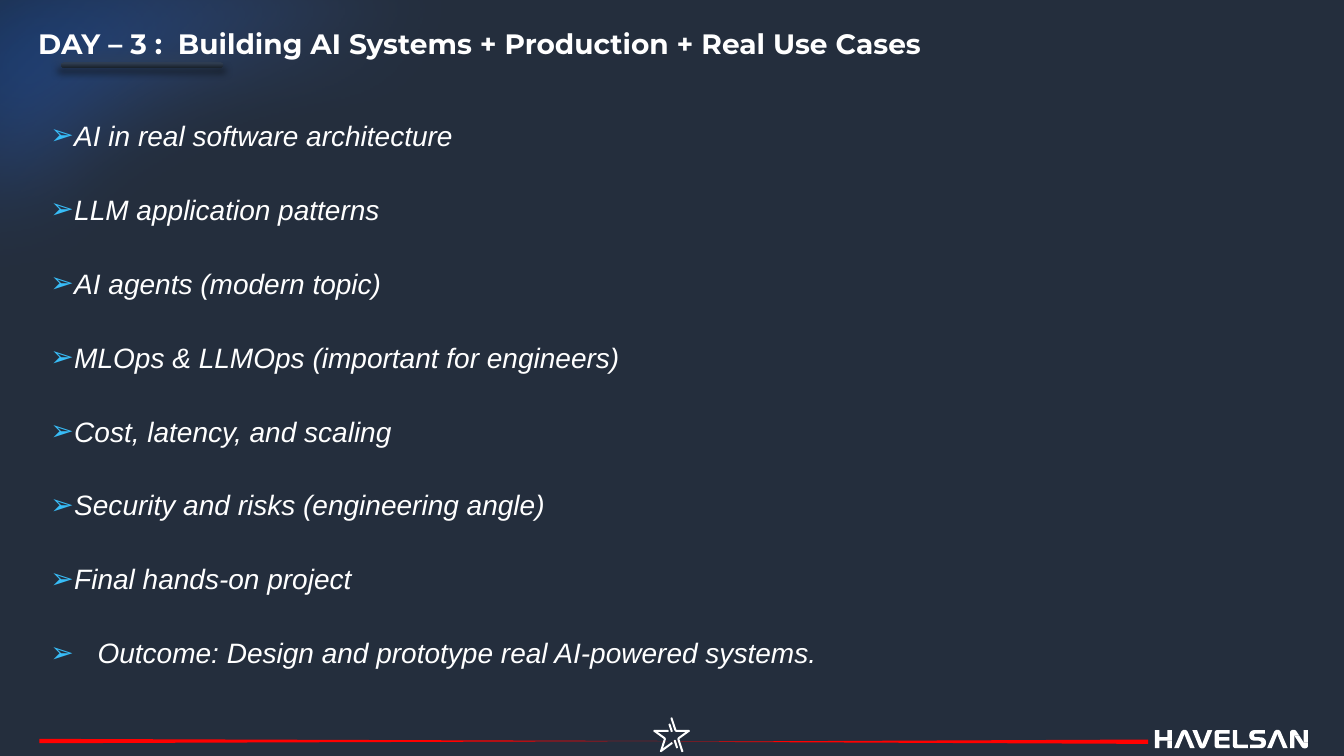
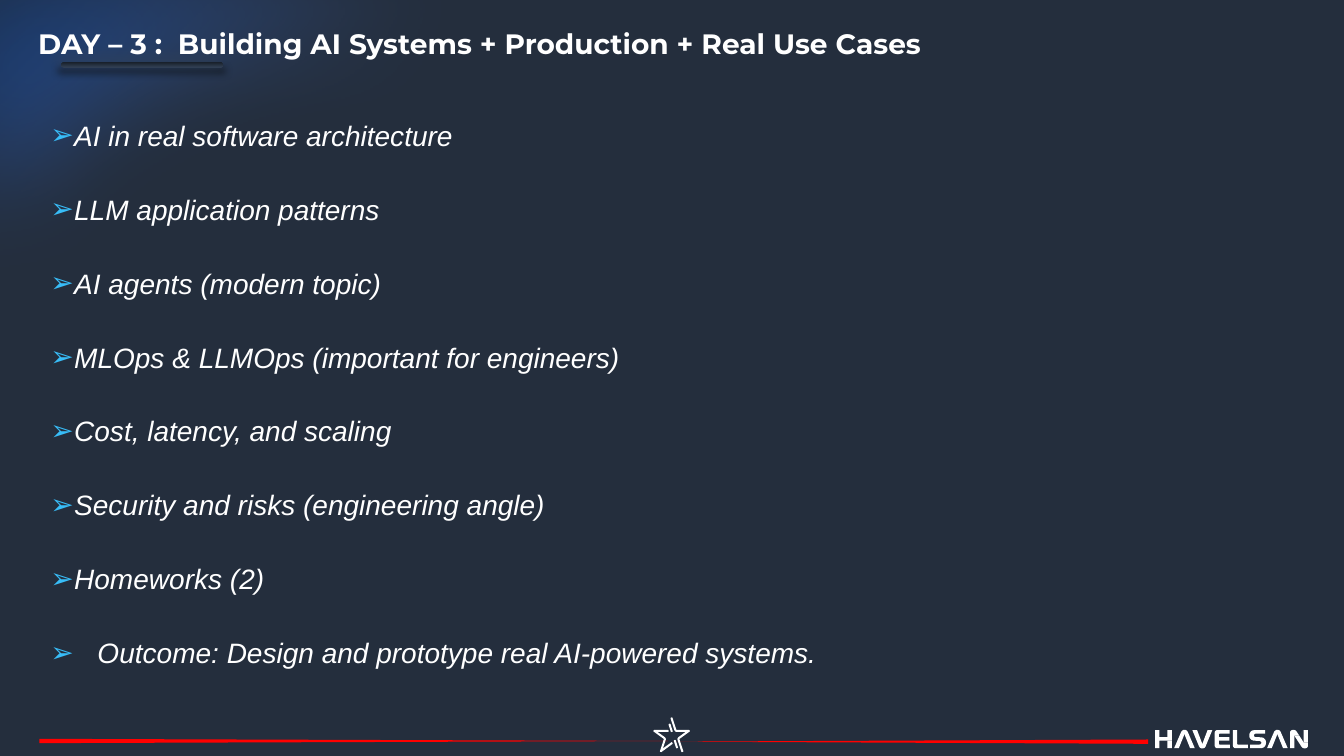
Before and after one commit to havelsan/YZ_EGITIM, a slide deck: slide 4 of presentations/00.syllabus.pptx. Drawn at 1344x756 pixels with LibreOffice and Linux fonts; fonts in the diff are those of the drawing. Boxes give left, top, right and bottom in pixels: in the first picture for what was removed or moved away, otherwise in the second. Text is boxed around its words. In the diff, an @@ line names an element or a change of style, - is before the commit and + after.

```diff
--- a/presentations/00.syllabus.pptx
+++ b/presentations/00.syllabus.pptx
@@ freeform shape at (x1=0, y1=0, x2=1149, y2=588): outline redrawn @@
@@ text at (x1=74, y1=568, x2=264, y2=594): text changed @@
-➢ Final hands-on project
+➢ Homeworks (2)
@@ freeform shape at (x1=653, y1=718, x2=690, y2=753): outline redrawn @@
```
Also in this commit, not shown: 4 other slides changed, 23 other files.
